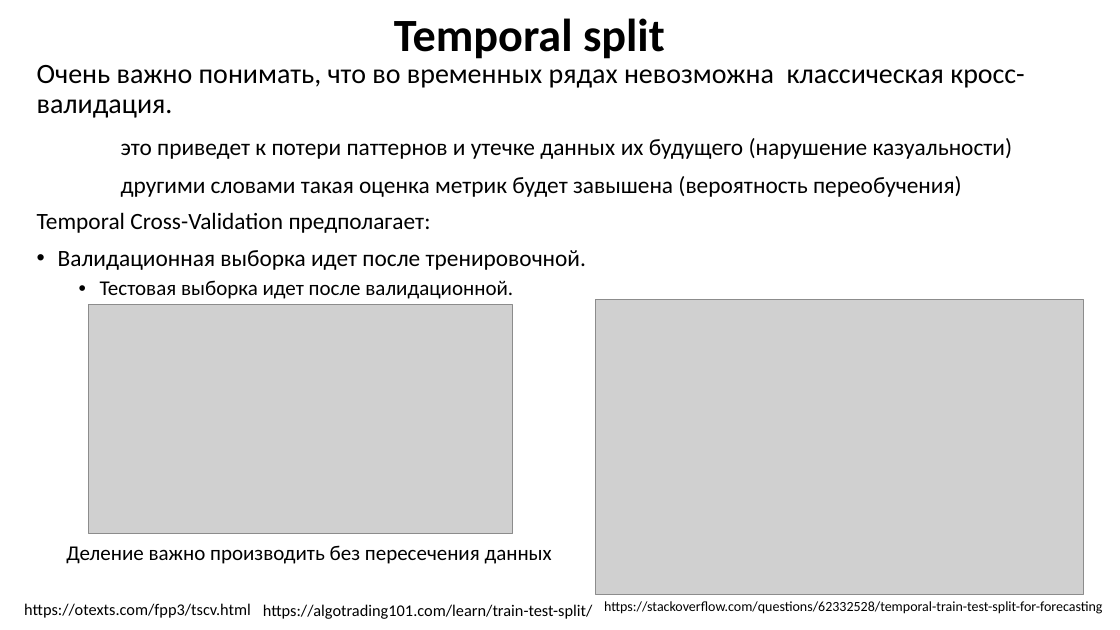
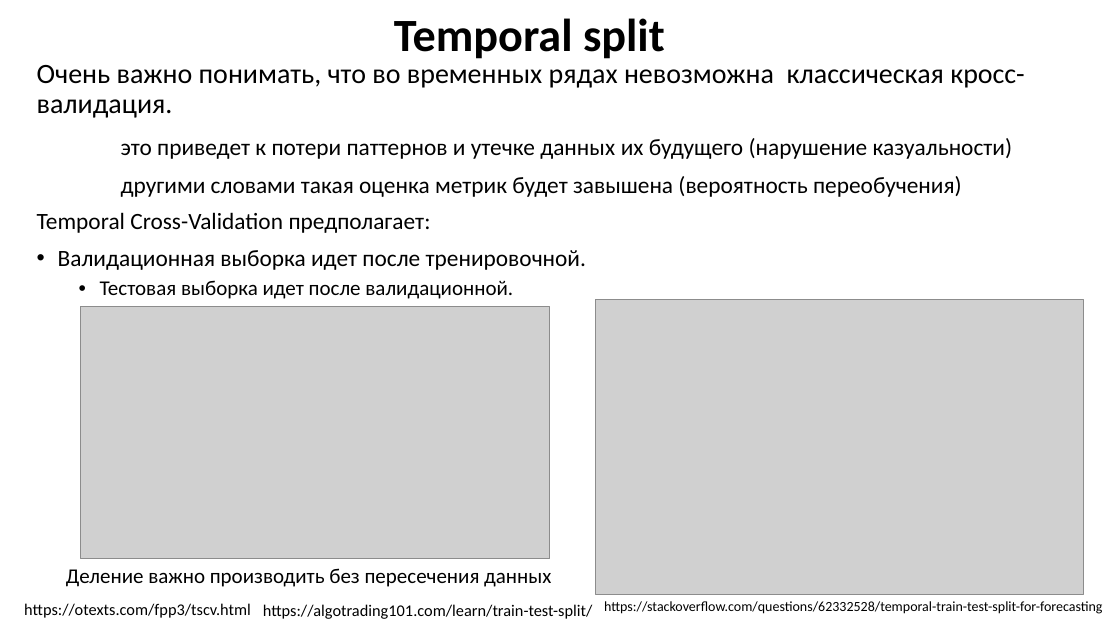
Before and after one commit to MVRonkin/TimeSeriesCourse, a slide deck: slide 5 of 2025/04-2 Оценка качества предсказаний ВР.pptx (slide 3 before the commit). Drawn at 1120x630 pixels with LibreOffice and Linux fonts; fonts in the diff are those of the drawing; grey boxes stand for pictures. Boxes give left, top, right and bottom in pixels: in the first picture for what was removed or moved away, otherwise in the second. Text is boxed around its words. In the diff, an @@ line names an element or a change of style, - is before the commit and + after.

```diff
--- a/2025/04-2 Оценка качества предсказаний ВР.pptx
+++ b/2025/04-2 Оценка качества предсказаний ВР.pptx
@@ picture: place and size @@
-picture at <box>88,305,513,534</box>
+picture at <box>81,307,549,560</box>
@@ text "Деление важно производить без пересечения ...": place and size @@
-text "Деление важно производить без пересечения ..." at <box>66,545,552,564</box>
+text "Деление важно производить без пересечения ..." at <box>66,568,551,587</box>
```
Also in this commit, not shown: 7 other slides changed, 12 slides added, 1 other file.
